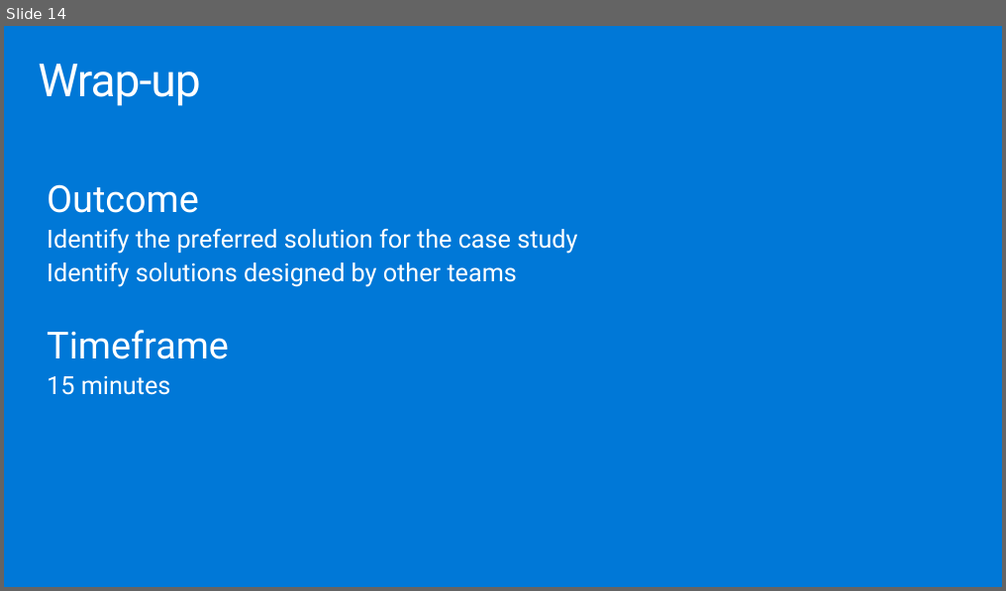
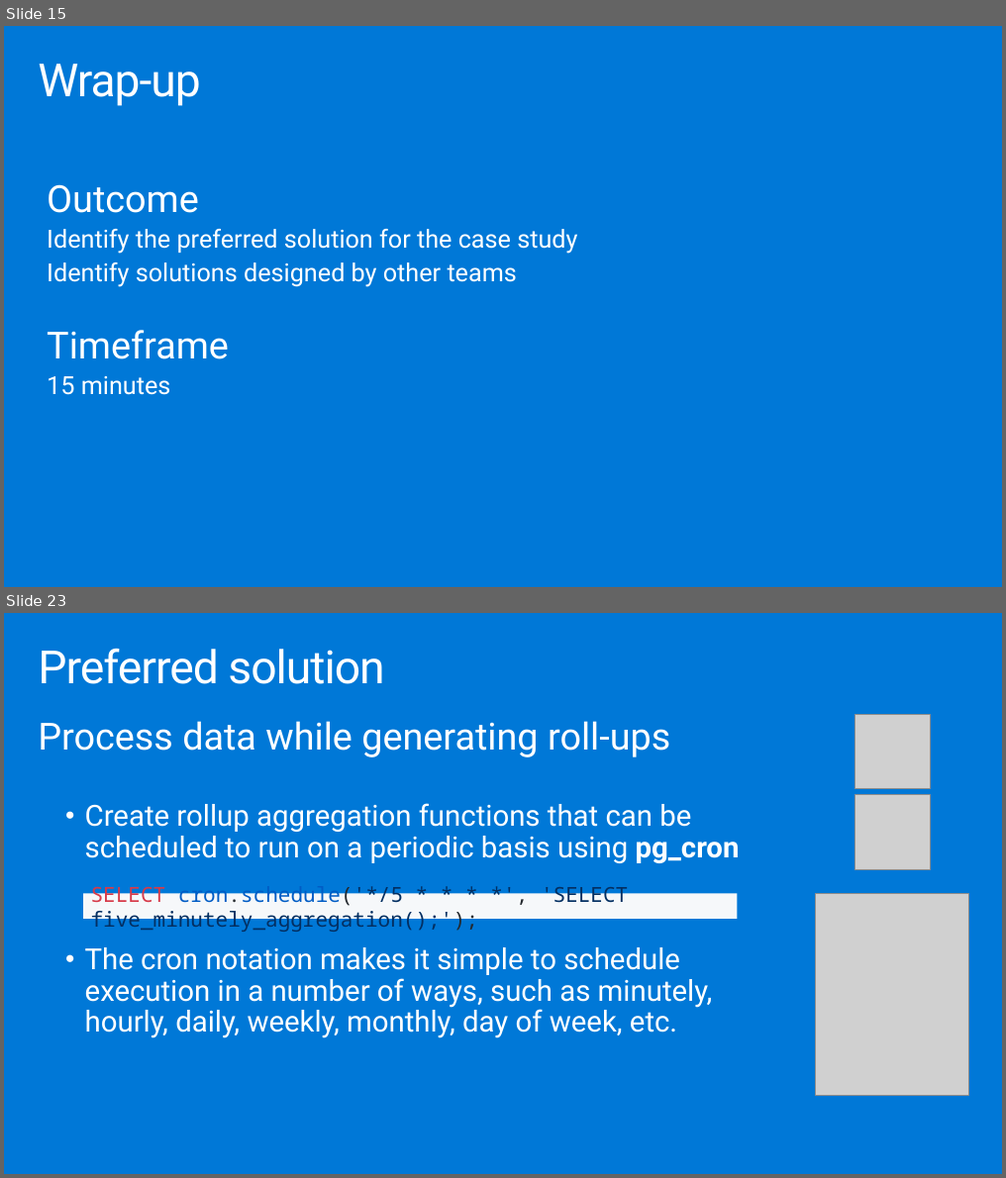
Before and after one commit to solliancenet/MCW-Managed-open-source-databases-on-Azure, a slide deck: Whiteboard design session/WDS trainer presentation - Managed open source databases on Azure.pptx. Shown one above the other, each under a label of ours: slide 14 before the commit, slides 15 and 23 after it; the slides between them are not shown. The pictures are 1006x591 and 1006x1178 pixels, drawn with LibreOffice and Linux fonts; fonts in the diff are those of the drawing; grey boxes stand for pictures. Boxes give left, top, right and bottom in pixels: in the first picture for what was removed or moved away, otherwise in the second. Text is boxed around its words. In the diff, an @@ line names an element or a change of style, - is before the commit and + after.

```diff
--- a/Whiteboard design session/WDS trainer presentation - Managed open source databases on Azure.pptx
+++ b/Whiteboard design session/WDS trainer presentation - Managed open source databases on Azure.pptx
@@ slide 23 added at (4,613,1002,1174), background #0078D7 @@
@@ title added at (38,648,384,684), 44.1 pt, text #FFFFFF @@
+Preferred solution
@@ text added at (38,721,740,1039), 28 pt, text #FFFFFF @@
+Process data while generating roll-ups
+  • Create rollup aggregation functions that can be scheduled to run on a periodic basis using pg_cron
+  • The cron notation makes it simple to schedule execution in a number of ways, such as minutely, hourly, daily, weekly, monthly, day of week, etc.
@@ picture added at (855,714,930,789) @@
@@ picture added at (855,795,930,869) @@
@@ rectangle added at (83,894,738,919), fill #F6F8FA, 20 pt, text #032F62 @@
+SELECT cron.schedule('*/5 * * * *', 'SELECT five_minutely_aggregation();');
@@ picture added at (816,894,969,1095) @@
@@ what was slide 14 is now slide 15 @@
```
Also in this commit, not shown: 23 other slides added, 16 slides removed, 1 other file.
